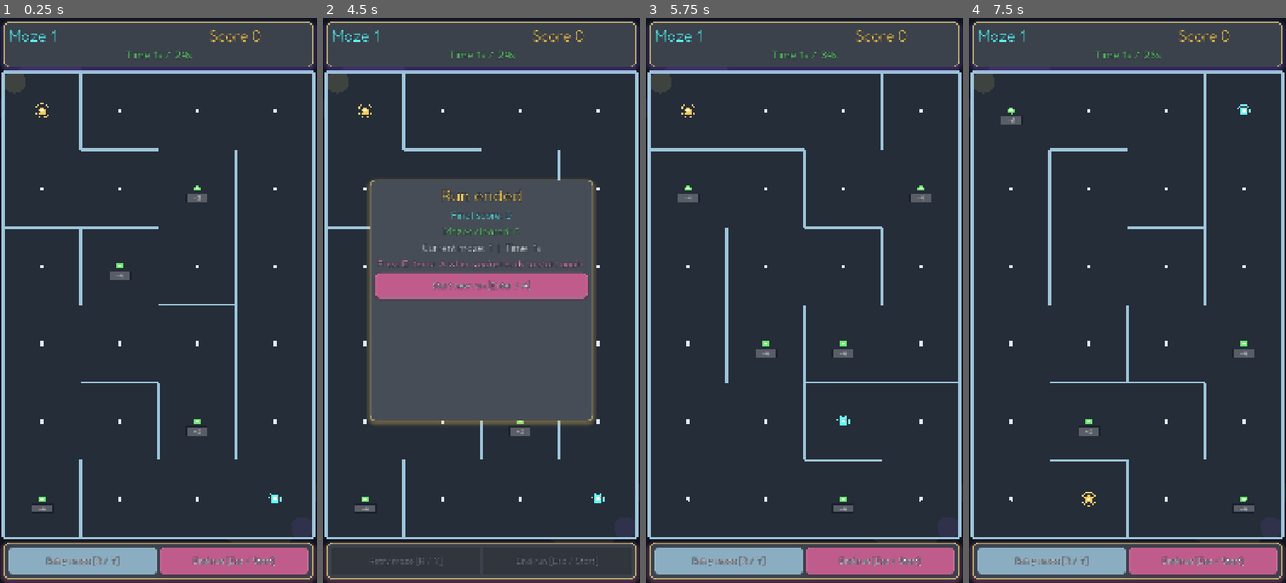
Above: before the commit, frames 1-4 (left to right).
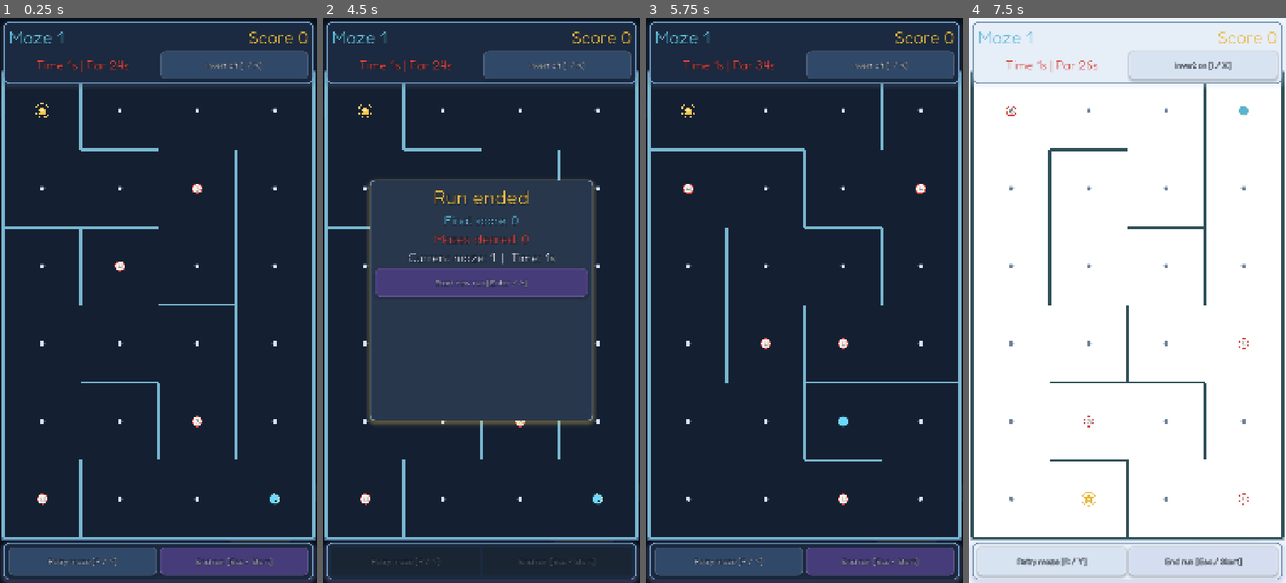
Above: after the commit, the same moments.

Repository: Ninjinkai/maze-point
Game: Godot game, scene res://node_2d.tscn
The game is run twice, just before and just after one commit, with the same random seed, the same clock (stepped at 60 frames per second) and the same inputs.
Inputs (mouse positions are in pixels of both pictures, inside the frame that each line leads up to):
- Up to frame 1 (0.25 s): no input
- Up to frame 2 (4.5 s): click (557, 63) at 0.5 s, where only the run after the commit has a clickable "Invert off [I / X]"; click (557, 63) at 1.25 s, where only the run after the commit has a clickable "Invert on [I / X]"; click "Retry maze [R / Y]" at 2 s; click "Retry maze [R / Y]" at 2.75 s; click "Retry maze [R / Y]" at 3.5 s; click "End run [Esc / Start]" at 4.25 s
- Up to frame 3 (5.75 s): click "Start new run [Enter / A]" at 5 s
- Up to frame 4 (7.5 s): click "End run [Esc / Start]" at 5.75 s; click "Start new run [Enter / A]" at 6.5 s; tap Enter (maze_accept) at 7.25 s; move the mouse to (1197, 272) at 7.27 s; hold Right from 7.28 s (still down); tap I (maze_invert, bound only after the commit) at 7.35 s; click (1197, 272) at 7.42 s

The runs differ from the first frame. In frame 1, 21% of the frame differs, in the area x 0-100%, y 0-100%; in frame 2, 45%; in frame 3, 21%; in frame 4, 100%.

Commit message:
Refine HUD readability
Co-authored-by: Copilot <223556219+Copilot@users.noreply.github.com>

Diff:
--- a/scripts/game.gd
+++ b/scripts/game.gd
@@ -1,8 +1,10 @@
 extends Node2D
 
 const MazeGeneratorScript = preload("res://scripts/maze_generator.gd")
-const TEXT_COLOR := Color("f5f7fb")
-const OUTLINE_COLOR := Color("1a1f2a")
+const BRIGHT_TEXT_COLOR := Color("f7fbff")
+const DARK_TEXT_COLOR := Color("102030")
+const DARK_OUTLINE_COLOR := Color("09111d")
+const LIGHT_OUTLINE_COLOR := Color("eef4ff")
 const AUTO_ADVANCE_SECONDS := 2.8
 const JOYPAD_DEADZONE := 0.38
 const JOYPAD_TRIGGER := 0.72
@@ -13,6 +15,7 @@
 const ACTION_ACCEPT := "maze_accept"
 const ACTION_RETRY := "maze_retry"
 const ACTION_END_RUN := "maze_end_run"
+const ACTION_INVERT := "maze_invert"
 
 enum SplashMode {
 	NONE,
@@ -44,10 +47,13 @@
 var run_levels_cleared: int = 0
 var splash_mode: SplashMode = SplashMode.NONE
 var last_viewport_size: Vector2 = Vector2.ZERO
+var invert_colors_enabled: bool = false
 
 var level_bonus_values: Dictionary = {}
 var collected_bonus_cells: Dictionary = {}
 
+var text_color: Color = BRIGHT_TEXT_COLOR
+var outline_color: Color = DARK_OUTLINE_COLOR
 var background_color: Color = Color("101826")
 var background_glow_color: Color = Color("3b4dff")
 var secondary_glow_color: Color = Color("ff5ec7")
@@ -75,6 +81,7 @@
 var retry_button: Button
 var end_run_button: Button
 var splash_action_button: Button
+var invert_button: Button
 var splash_center: CenterContainer
 var top_panel: PanelContainer
 var bottom_panel: PanelContainer
@@ -118,6 +125,10 @@
 			_handle_splash_action()
 		return
 
+	if event.is_action_pressed(ACTION_INVERT):
+		_toggle_invert_colors()
+		return
+
 	if splash_mode == SplashMode.RUN_COMPLETE or splash_mode == SplashMode.LEVEL_COMPLETE or completed:
 		return
 
@@ -180,7 +191,7 @@
 	var node_radius: float = clampf(cell_size * 0.08, 3.0, 7.0)
 	var player_radius: float = clampf(cell_size * 0.19, 8.0, 17.0)
 	var goal_radius: float = clampf(cell_size * 0.21, 9.0, 18.0)
-	var bonus_radius: float = clampf(cell_size * 0.12, 5.0, 11.0)
+	var bonus_radius: float = clampf(cell_size * 0.18, 9.0, 18.0)
 	var pulse: float = 0.84 + 0.16 * sin(pulse_time * 4.0)
 
 	for y in range(maze_height):
@@ -203,7 +214,9 @@
 
 	for node_y in range(maze_height):
 		for node_x in range(maze_width):
-			draw_circle(_cell_to_screen(Vector2i(node_x, node_y)), node_radius, node_color)
+			var node_center: Vector2 = _cell_to_screen(Vector2i(node_x, node_y))
+			draw_circle(node_center, node_radius + 1.6, _with_alpha(playfield_trim_color, 0.34))
+			draw_circle(node_center, node_radius, node_color)
 
 	for bonus_cell_variant in level_bonus_values.keys():
 		var bonus_cell: Vector2i = bonus_cell_variant
@@ -369,7 +382,8 @@
 func _update_ui() -> void:
 	maze_label.text = "Maze %d" % level
 	score_label.text = "Score %d" % _current_level_score()
-	timer_label.text = "Time %ds / %ds" % [_current_elapsed_seconds(), par_time_seconds]
+	timer_label.text = "Time %ds | Par %ds" % [_current_elapsed_seconds(), par_time_seconds]
+	invert_button.text = _get_invert_button_text()
 
 
 func _update_completion_splash() -> void:
@@ -377,11 +391,12 @@
 	splash_title_label.text = "Maze %d cleared" % level
 	splash_score_label.text = "Player score: %d  |  Time: %ds" % [_current_level_score(), _current_elapsed_seconds()]
 	splash_optimal_label.text = "Optimal score: %d  |  Par time: %ds" % [perfect_score, par_time_seconds]
-	splash_retries_label.text = "Retries: %d  |  Bonus: -%d" % [level_retries, collected_bonus_total]
+	splash_retries_label.text = "Retries: %d" % level_retries
 	splash_stars_label.visible = true
 	splash_stars_label.text = _build_star_string(stars)
 	splash_stars_label.add_theme_color_override("font_color", goal_color)
-	splash_caption_label.text = "%s Press Enter or A when you're ready." % _get_star_caption(stars)
+	splash_caption_label.visible = false
+	splash_caption_label.text = ""
 	splash_action_button.text = _get_splash_action_text()
 	splash_action_button.visible = true
 	_set_splash_visible(true)
@@ -397,7 +412,8 @@
 	splash_optimal_label.text = "Mazes cleared: %d" % run_levels_cleared
 	splash_retries_label.text = "Current maze: %d  |  Time: %ds" % [level, _current_elapsed_seconds()]
 	splash_stars_label.visible = false
-	splash_caption_label.text = "Press Enter or A when you're ready to start again."
+	splash_caption_label.visible = false
+	splash_caption_label.text = ""
 	splash_action_button.text = _get_splash_action_text()
 	splash_action_button.visible = true
 	_set_splash_visible(true)
@@ -547,25 +563,36 @@
 	ui.add_child(top_panel)
 
 	var top_content: VBoxContainer = VBoxContainer.new()
-	top_content.add_theme_constant_override("separation", 8)
+	top_content.add_theme_constant_override("separation", 10)
 	top_panel.add_child(top_content)
 
 	var top_row: HBoxContainer = HBoxContainer.new()
-	top_row.add_theme_constant_override("separation", 24)
+	top_row.add_theme_constant_override("separation", 14)
 	top_content.add_child(top_row)
 
 	maze_label = Label.new()
+	maze_label.horizontal_alignment = HORIZONTAL_ALIGNMENT_LEFT
 	maze_label.size_flags_horizontal = Control.SIZE_EXPAND_FILL
 	top_row.add_child(maze_label)
 
 	score_label = Label.new()
-	score_label.horizontal_alignment = HORIZONTAL_ALIGNMENT_CENTER
+	score_label.horizontal_alignment = HORIZONTAL_ALIGNMENT_RIGHT
 	score_label.size_flags_horizontal = Control.SIZE_EXPAND_FILL
 	top_row.add_child(score_label)
 
+	var detail_row: HBoxContainer = HBoxContainer.new()
+	detail_row.add_theme_constant_override("separation", 14)
+	top_content.add_child(detail_row)
+
 	timer_label = Label.new()
 	timer_label.horizontal_alignment = HORIZONTAL_ALIGNMENT_CENTER
-	top_content.add_child(timer_label)
+	timer_label.size_flags_horizontal = Control.SIZE_EXPAND_FILL
+	detail_row.add_child(timer_label)
+
+	invert_button = _make_button(_get_invert_button_text())
+	invert_button.size_flags_horizontal = Control.SIZE_EXPAND_FILL
+	invert_button.pressed.connect(_toggle_invert_colors)
+	detail_row.add_child(invert_button)
 
 	bottom_panel = PanelContainer.new()
 	bottom_panel.anchor_top = 1.0
@@ -619,6 +646,7 @@
 
 	splash_caption_label = Label.new()
 	splash_caption_label.horizontal_alignment = HORIZONTAL_ALIGNMENT_CENTER
+	splash_caption_label.visible = false
 	splash_content.add_child(splash_caption_label)
 
 	splash_action_button = _make_button(_get_splash_action_text())
@@ -652,6 +680,8 @@
 	_ensure_joypad_action(ACTION_RETRY, JOY_BUTTON_Y)
 	_ensure_key_action(ACTION_END_RUN, KEY_ESCAPE)
 	_ensure_joypad_action(ACTION_END_RUN, JOY_BUTTON_START)
+	_ensure_key_action(ACTION_INVERT, KEY_I)
+	_ensure_joypad_action(ACTION_INVERT, JOY_BUTTON_X)
 
 
 func _ensure_key_action(action_name: String, keycode: Key) -> void:
@@ -678,6 +708,19 @@
 	if splash_mode == SplashMode.RUN_COMPLETE:
 		return "Start new run [Enter / A]"
 	return "Continue [Enter / A]"
+
+
+func _get_invert_button_text() -> String:
+	if invert_colors_enabled:
+		return "Invert on [I / X]"
+	return "Invert off [I / X]"
+
+
+func _toggle_invert_colors() -> void:
+	invert_colors_enabled = not invert_colors_enabled
+	_apply_palette(level)
+	_update_ui()
+	queue_redraw()
 
 
 func _make_button(text: String) -> Button:
@@ -695,26 +738,53 @@
 
 func _apply_palette(level_value: int) -> void:
 	var difficulty: float = clampf(float(level_value - 1) / 14.0, 0.0, 1.0)
-	background_color = Color.from_hsv(0.62 - 0.07 * difficulty, 0.5, 0.12 + 0.03 * difficulty)
-	background_glow_color = Color.from_hsv(0.72 - 0.1 * difficulty, 0.58, 0.92)
-	secondary_glow_color = Color.from_hsv(0.92 - 0.14 * difficulty, 0.52 + 0.12 * difficulty, 0.94)
-	playfield_color = Color.from_hsv(0.6 - 0.06 * difficulty, 0.34 + 0.08 * difficulty, 0.22 + 0.05 * difficulty)
-	playfield_trim_color = Color.from_hsv(0.14 + 0.04 * difficulty, 0.48, 0.86)
-	wall_color = Color.from_hsv(0.56 - 0.1 * difficulty, 0.28 + 0.2 * difficulty, 0.86 - 0.1 * difficulty)
-	node_color = Color.from_hsv(0.58 - 0.03 * difficulty, 0.08 + 0.06 * difficulty, 0.96)
-	goal_color = Color.from_hsv(0.12 - 0.02 * difficulty, 0.65, 0.98)
-	bonus_color = Color.from_hsv(0.34 - 0.05 * difficulty, 0.54, 0.92)
-	bonus_inner_color = Color.from_hsv(0.18 + 0.03 * difficulty, 0.08, 1.0)
-	player_color = Color.from_hsv(0.5 - 0.07 * difficulty, 0.6, 0.98)
-	player_core_color = Color.from_hsv(0.12 + 0.03 * difficulty, 0.12, 1.0)
-	panel_color = playfield_color.lightened(0.1)
-	panel_border_color = playfield_trim_color
-	retry_button_color = wall_color.darkened(0.12)
-	retry_button_hover_color = wall_color.lightened(0.06)
-	retry_button_pressed_color = player_color.darkened(0.08)
-	end_button_color = secondary_glow_color.darkened(0.2)
-	end_button_hover_color = secondary_glow_color.darkened(0.08)
-	end_button_pressed_color = goal_color.darkened(0.14)
+	var accent_hue: float = lerpf(0.58, 0.03, difficulty)
+	if invert_colors_enabled:
+		text_color = DARK_TEXT_COLOR
+		outline_color = LIGHT_OUTLINE_COLOR
+		background_color = Color("eef4fb")
+		background_glow_color = Color.from_hsv(accent_hue, 0.2, 0.95)
+		secondary_glow_color = Color.from_hsv(fposmod(accent_hue + 0.1, 1.0), 0.26, 0.84)
+		playfield_color = Color("ffffff")
+		playfield_trim_color = Color.from_hsv(accent_hue, 0.42, 0.62)
+		wall_color = Color.from_hsv(fposmod(accent_hue - 0.05, 1.0), 0.46, 0.34)
+		node_color = Color("6f8098")
+		goal_color = Color.from_hsv(0.12 - 0.02 * difficulty, 0.74, 0.9)
+		bonus_color = Color.from_hsv(0.01 + 0.02 * difficulty, 0.72, 0.82)
+		bonus_inner_color = Color("fff8f6")
+		player_color = Color.from_hsv(0.54 - 0.03 * difficulty, 0.58, 0.82)
+		player_core_color = Color("ffe8b6")
+		panel_color = Color("e6eef8")
+		panel_border_color = playfield_trim_color
+		retry_button_color = Color("d8e3f2")
+		retry_button_hover_color = Color("c8d9ee")
+		retry_button_pressed_color = Color("b7cce6")
+		end_button_color = Color("d5def0")
+		end_button_hover_color = Color("c3d1ea")
+		end_button_pressed_color = Color("b2c6e5")
+	else:
+		text_color = BRIGHT_TEXT_COLOR
+		outline_color = DARK_OUTLINE_COLOR
+		background_color = Color("09111d")
+		background_glow_color = Color.from_hsv(accent_hue, 0.34, 0.44)
+		secondary_glow_color = Color.from_hsv(fposmod(accent_hue + 0.13, 1.0), 0.28, 0.72)
+		playfield_color = Color("142032")
+		playfield_trim_color = Color.from_hsv(accent_hue, 0.44, 0.92)
+		wall_color = Color.from_hsv(fposmod(accent_hue - 0.03, 1.0), 0.42, 0.82)
+		node_color = Color("d7e3f4")
+		goal_color = Color.from_hsv(0.12 - 0.02 * difficulty, 0.72, 0.98)
+		bonus_color = Color.from_hsv(0.01 + 0.02 * difficulty, 0.74, 0.94)
+		bonus_inner_color = Color("fff4ef")
+		player_color = Color.from_hsv(0.54 - 0.03 * difficulty, 0.56, 0.98)
+		player_core_color = Color("ffe7b3")
+		panel_color = Color("1b2a40")
+		panel_border_color = playfield_trim_color
+		retry_button_color = Color("314969")
+		retry_button_hover_color = Color("3e5a81")
+		retry_button_pressed_color = Color("5876a6")
+		end_button_color = Color("463c7a")
+		end_button_hover_color = Color("594d96")
+		end_button_pressed_color = Color("6b5fb0")
 	_apply_palette_to_ui()
 
 
@@ -727,11 +797,11 @@
 	splash_panel.add_theme_stylebox_override("panel", _make_panel_style(panel_color.lightened(0.06), panel_border_color.lightened(0.08), goal_color))
 
 	maze_label.add_theme_color_override("font_color", player_color)
-	maze_label.add_theme_color_override("font_outline_color", OUTLINE_COLOR)
+	maze_label.add_theme_color_override("font_outline_color", outline_color)
 	score_label.add_theme_color_override("font_color", goal_color)
-	score_label.add_theme_color_override("font_outline_color", OUTLINE_COLOR)
+	score_label.add_theme_color_override("font_outline_color", outline_color)
 	timer_label.add_theme_color_override("font_color", bonus_color)
-	timer_label.add_theme_color_override("font_outline_color", OUTLINE_COLOR)
+	timer_label.add_theme_color_override("font_outline_color", outline_color)
 
 	retry_button.add_theme_stylebox_override("normal", _make_button_style(retry_button_color))
 	retry_button.add_theme_stylebox_override("hover", _make_button_style(retry_button_hover_color))
@@ -739,21 +809,24 @@
 	end_run_button.add_theme_stylebox_override("normal", _make_button_style(end_button_color))
 	end_run_button.add_theme_stylebox_override("hover", _make_button_style(end_button_hover_color))
 	end_run_button.add_theme_stylebox_override("pressed", _make_button_style(end_button_pressed_color))
+	invert_button.add_theme_stylebox_override("normal", _make_button_style(retry_button_color))
+	invert_button.add_theme_stylebox_override("hover", _make_button_style(retry_button_hover_color))
+	invert_button.add_theme_stylebox_override("pressed", _make_button_style(retry_button_pressed_color))
 	splash_action_button.add_theme_stylebox_override("normal", _make_button_style(end_button_color))
 	splash_action_button.add_theme_stylebox_override("hover", _make_button_style(end_button_hover_color))
 	splash_action_button.add_theme_stylebox_override("pressed", _make_button_style(end_button_pressed_color))
 
 	splash_title_label.add_theme_color_override("font_color", goal_color)
-	splash_title_label.add_theme_color_override("font_outline_color", OUTLINE_COLOR)
+	splash_title_label.add_theme_color_override("font_outline_color", outline_color)
 	splash_score_label.add_theme_color_override("font_color", player_color)
-	splash_score_label.add_theme_color_override("font_outline_color", OUTLINE_COLOR)
+	splash_score_label.add_theme_color_override("font_outline_color", outline_color)
 	splash_optimal_label.add_theme_color_override("font_color", bonus_color)
-	splash_optimal_label.add_theme_color_override("font_outline_color", OUTLINE_COLOR)
-	splash_retries_label.add_theme_color_override("font_color", TEXT_COLOR)
-	splash_retries_label.add_theme_color_override("font_outline_color", OUTLINE_COLOR)
-	splash_stars_label.add_theme_color_override("font_outline_color", OUTLINE_COLOR)
+	splash_optimal_label.add_theme_color_override("font_outline_color", outline_color)
+	splash_retries_label.add_theme_color_override("font_color", text_color)
+	splash_retries_label.add_theme_color_override("font_outline_color", outline_color)
+	splash_stars_label.add_theme_color_override("font_outline_color", outline_color)
 	splash_caption_label.add_theme_color_override("font_color", secondary_glow_color.lightened(0.2))
-	splash_caption_label.add_theme_color_override("font_outline_color", OUTLINE_COLOR)
+	splash_caption_label.add_theme_color_override("font_outline_color", outline_color)
 
 
 func _refresh_ui_layout() -> void:
@@ -787,34 +860,35 @@
 
 func _apply_ui_metrics() -> void:
 	var scale: float = _get_ui_scale()
-	var header_size: int = int(round(52.0 * scale))
-	var timer_size: int = int(round(38.0 * scale))
-	var button_size: int = int(round(30.0 * scale))
-	var splash_title_size: int = int(round(58.0 * scale))
-	var splash_stat_size: int = int(round(34.0 * scale))
-	var splash_star_size: int = int(round(72.0 * scale))
+	var header_size: int = int(round(60.0 * scale))
+	var detail_size: int = int(round(42.0 * scale))
+	var button_size: int = int(round(28.0 * scale))
+	var splash_title_size: int = int(round(68.0 * scale))
+	var splash_stat_size: int = int(round(42.0 * scale))
+	var splash_star_size: int = int(round(84.0 * scale))
 	var splash_caption_size: int = int(round(32.0 * scale))
 
 	_apply_label_style(maze_label, header_size, 7, player_color)
 	maze_label.vertical_alignment = VERTICAL_ALIGNMENT_CENTER
 	_apply_label_style(score_label, header_size, 7, goal_color)
 	score_label.vertical_alignment = VERTICAL_ALIGNMENT_CENTER
-	_apply_label_style(timer_label, timer_size, 6, bonus_color)
+	_apply_label_style(timer_label, detail_size, 6, bonus_color)
 	timer_label.vertical_alignment = VERTICAL_ALIGNMENT_CENTER
 
 	_apply_label_style(splash_title_label, splash_title_size, 8, goal_color)
 	_apply_label_style(splash_score_label, splash_stat_size, 6, player_color)
 	_apply_label_style(splash_optimal_label, splash_stat_size, 6, bonus_color)
-	_apply_label_style(splash_retries_label, splash_stat_size, 6, TEXT_COLOR)
+	_apply_label_style(splash_retries_label, splash_stat_size, 6, text_color)
 	_apply_label_style(splash_caption_label, splash_caption_size, 6, secondary_glow_color.lightened(0.2))
 
 	splash_stars_label.add_theme_font_override("font", ui_font)
 	splash_stars_label.add_theme_font_size_override("font_size", splash_star_size)
 	splash_stars_label.add_theme_constant_override("outline_size", 8)
-	splash_stars_label.add_theme_color_override("font_outline_color", OUTLINE_COLOR)
+	splash_stars_label.add_theme_color_override("font_outline_color", outline_color)
 
 	_apply_button_style_metrics(retry_button, button_size)
 	_apply_button_style_metrics(end_run_button, button_size)
+	_apply_button_style_metrics(invert_button, button_size)
 	_apply_button_style_metrics(splash_action_button, button_size)
 
 
@@ -823,16 +897,16 @@
 	label.add_theme_font_size_override("font_size", font_size)
 	label.add_theme_constant_override("outline_size", outline_size)
 	label.add_theme_color_override("font_color", color)
-	label.add_theme_color_override("font_outline_color", OUTLINE_COLOR)
+	label.add_theme_color_override("font_outline_color", outline_color)
 
 
 func _apply_button_style_metrics(button: Button, font_size: int) -> void:
-	button.custom_minimum_size = Vector2(0.0, round(86.0 * _get_ui_scale()))
+	button.custom_minimum_size = Vector2(0.0, round(96.0 * _get_ui_scale()))
 	button.add_theme_font_override("font", ui_font)
 	button.add_theme_font_size_override("font_size", font_size)
 	button.add_theme_constant_override("outline_size", 5)
-	button.add_theme_color_override("font_color", TEXT_COLOR)
-	button.add_theme_color_override("font_outline_color", OUTLINE_COLOR)
+	button.add_theme_color_override("font_color", text_color)
+	button.add_theme_color_override("font_outline_color", outline_color)
 
 
 func _get_ui_scale() -> float:
@@ -923,15 +997,13 @@
 
 
 func _draw_playfield_trim(draw_area: Rect2) -> void:
-	var corner_radius: float = clampf(minf(draw_area.size.x, draw_area.size.y) * 0.04, 18.0, 38.0)
-	draw_circle(draw_area.position + Vector2(corner_radius, corner_radius), corner_radius, _with_alpha(playfield_trim_color, 0.14))
-	draw_circle(draw_area.position + Vector2(draw_area.size.x - corner_radius, draw_area.size.y - corner_radius), corner_radius, _with_alpha(background_glow_color, 0.1))
+	draw_rect(draw_area.grow(2.0), _with_alpha(playfield_trim_color, 0.58), false, 3.0)
 
 
 func _draw_bonus_marker(center: Vector2, radius: float, pulse: float, bonus_value: int) -> void:
-	var points: PackedVector2Array = _make_regular_polygon(center, radius * (0.98 + pulse * 0.08), 6, PI / 6.0)
-	draw_colored_polygon(points, bonus_color)
-	draw_circle(center, radius * 0.42, bonus_inner_color)
+	draw_circle(center, radius * (1.04 + pulse * 0.03), _with_alpha(outline_color, 0.24))
+	draw_circle(center, radius, bonus_color)
+	draw_circle(center, radius * 0.84, bonus_inner_color)
 	_draw_bonus_value(center, radius, bonus_value)
 
 
@@ -943,12 +1015,15 @@
 
 
 func _draw_player_marker(center: Vector2, radius: float, pulse: float) -> void:
-	var diamond_points: PackedVector2Array = _make_regular_polygon(center, radius, 4, PI / 4.0)
-	var inner_points: PackedVector2Array = _make_regular_polygon(center, radius * 0.44, 4, PI / 4.0)
-	draw_colored_polygon(diamond_points, player_color)
-	draw_colored_polygon(inner_points, player_core_color)
-	draw_circle(center + Vector2(radius * 0.5, -radius * 0.46), radius * 0.18, _with_alpha(secondary_glow_color.lightened(0.2), 0.95))
-	draw_arc(center, radius * (1.08 + pulse * 0.15), PI * 1.05, PI * 2.1, 28, _with_alpha(player_color.lightened(0.22), 0.92), 3.0)
+	draw_circle(center, radius * (1.08 + pulse * 0.04), _with_alpha(player_color.lightened(0.2), 0.18))
+	draw_circle(center, radius, player_core_color)
+	draw_circle(center, radius * 0.92, player_color)
+	var eye_offset_x: float = radius * 0.34
+	var eye_offset_y: float = radius * 0.18
+	var eye_radius: float = maxf(radius * 0.08, 1.8)
+	draw_circle(center + Vector2(-eye_offset_x, -eye_offset_y), eye_radius, outline_color)
+	draw_circle(center + Vector2(eye_offset_x, -eye_offset_y), eye_radius, outline_color)
+	draw_arc(center + Vector2(0.0, radius * 0.04), radius * 0.42, PI * 0.18, PI * 0.82, 20, outline_color, maxf(radius * 0.11, 2.0))
 
 
 func _make_regular_polygon(center: Vector2, radius: float, sides: int, rotation: float) -> PackedVector2Array:
@@ -988,31 +1063,25 @@
 
 
 func _draw_bonus_value(center: Vector2, radius: float, bonus_value: int) -> void:
-	var font_size: int = maxi(18, mini(32, int(round(radius * 2.1))))
-	var label_width: float = radius * 6.8
-	var label_height: float = font_size * 1.35
-	var label_rect: Rect2 = Rect2(
-		center + Vector2(-label_width * 0.5, radius * 1.55),
-		Vector2(label_width, label_height)
-	)
-	draw_rect(label_rect, _with_alpha(OUTLINE_COLOR, 0.86), true)
-	draw_rect(label_rect.grow(-2.0), _with_alpha(panel_color.lightened(0.16), 0.96), true)
-	var baseline: Vector2 = label_rect.position + Vector2(0.0, label_height * 0.78)
+	var font_size: int = maxi(15, mini(28, int(round(radius * 1.65))))
+	var label_width: float = radius * 2.4
+	var baseline: Vector2 = center + Vector2(-label_width * 0.5, font_size * 0.34)
+	var bonus_text: String = "%d" % bonus_value
 	draw_string(
 		ui_font,
-		baseline + Vector2(0.0, 1.0),
-		"-%d" % bonus_value,
+		baseline + Vector2(0.0, 1.2),
+		bonus_text,
 		HORIZONTAL_ALIGNMENT_CENTER,
 		label_width,
 		font_size,
-		OUTLINE_COLOR
+		outline_color
 	)
 	draw_string(
 		ui_font,
 		baseline,
-		"-%d" % bonus_value,
+		bonus_text,
 		HORIZONTAL_ALIGNMENT_CENTER,
 		label_width,
 		font_size,
-		TEXT_COLOR
+		text_color
 	)
